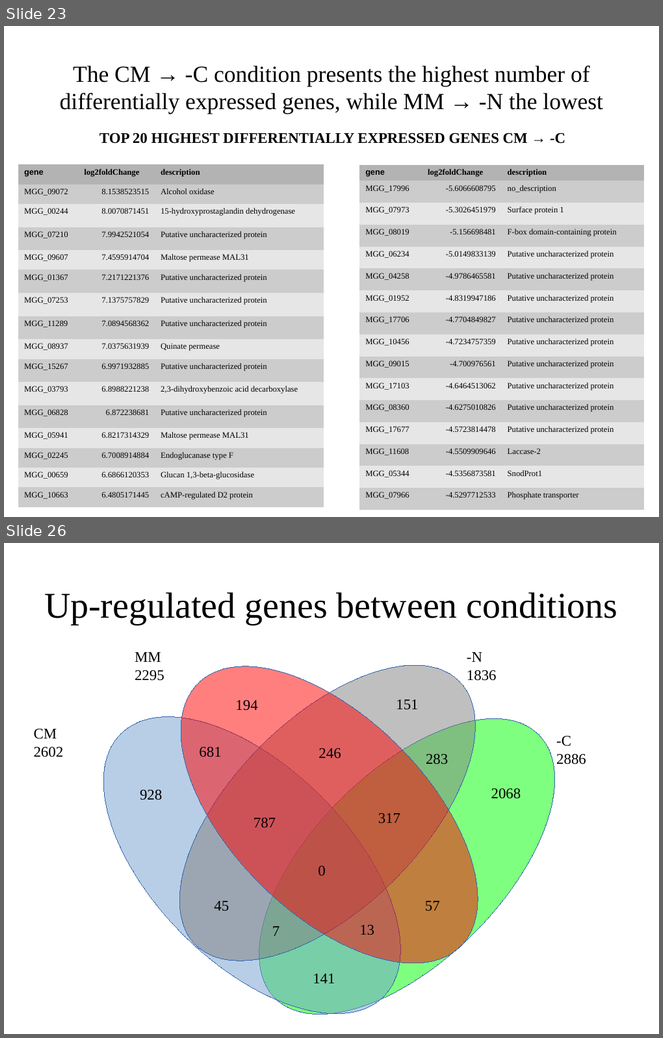
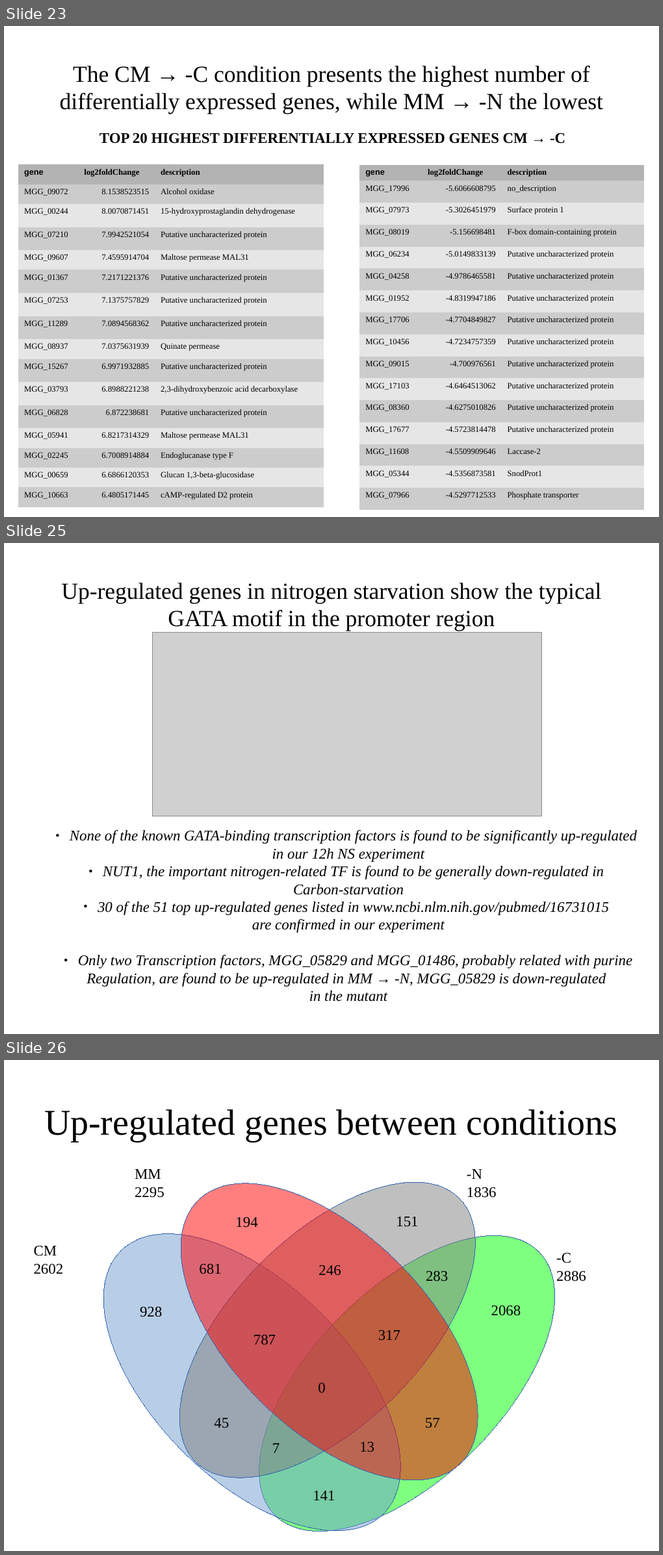
Before and after one commit to wilkinsonlab/m-oryzae-polya, a slide deck: doc/version_21/oryzae_presentation.odp. Shown one above the other, each under a label of ours: slides 23 and 26 before the commit, slides 23, 25 and 26 after it; the slides between them are not shown. The pictures are 663x1038 and 663x1555 pixels, drawn with LibreOffice and Linux fonts; fonts in the diff are those of the drawing; grey boxes stand for pictures. Boxes give left, top, right and bottom in pixels: in the first picture for what was removed or moved away, otherwise in the second. Text is boxed around its words. In the diff, an @@ line names an element or a change of style, - is before the commit and + after.

```diff
--- a/doc/version_21/oryzae_presentation.odp
+++ b/doc/version_21/oryzae_presentation.odp
@@ slide 25 added at box(4, 543, 659, 1034), background #FFFFFF @@
@@ title added at box(61, 583, 602, 631), 28 pt, text #000000 @@
+Up-regulated genes in nitrogen starvation show the typical GATA motif in the promoter region
@@ picture added at box(153, 632, 542, 817) @@
@@ text added at box(70, 830, 637, 1002), 18 pt, text #000000, italic @@
+● None of the known GATA-binding transcription factors is found to be significantly up-regulated
+in our 12h NS experiment
+● NUT1, the important nitrogen-related TF is found to be generally down-regulated in
+Carbon-starvation
+● 30 of the 51 top up-regulated genes listed in www.ncbi.nlm.nih.gov/pubmed/16731015
+are confirmed in our experiment
+● Only two Transcription factors, MGG_05829 and MGG_01486, probably related with purine
+Regulation, are found to be up-regulated in MM → -N, MGG_05829 is down-regulated
+in the mutant
```
Also in this commit, not shown: 1 slide changed, 1 slide removed, 5 other files.
